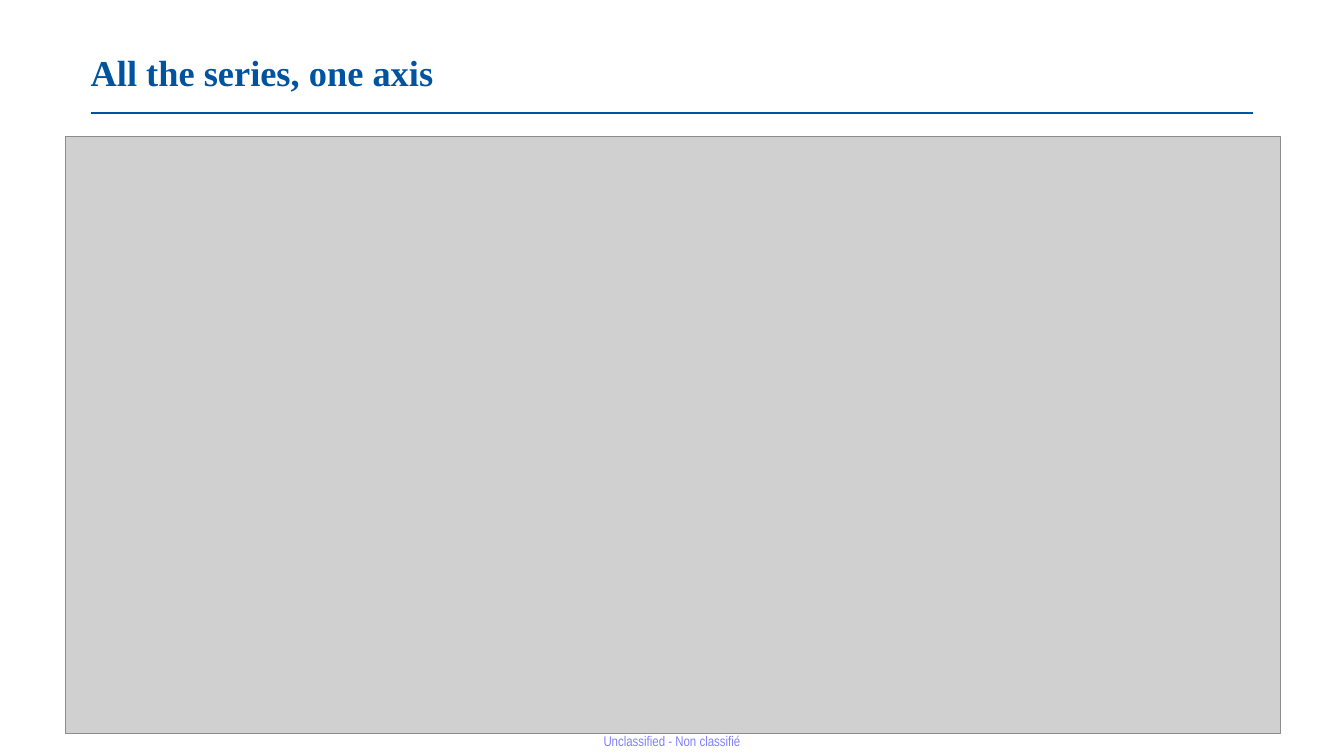
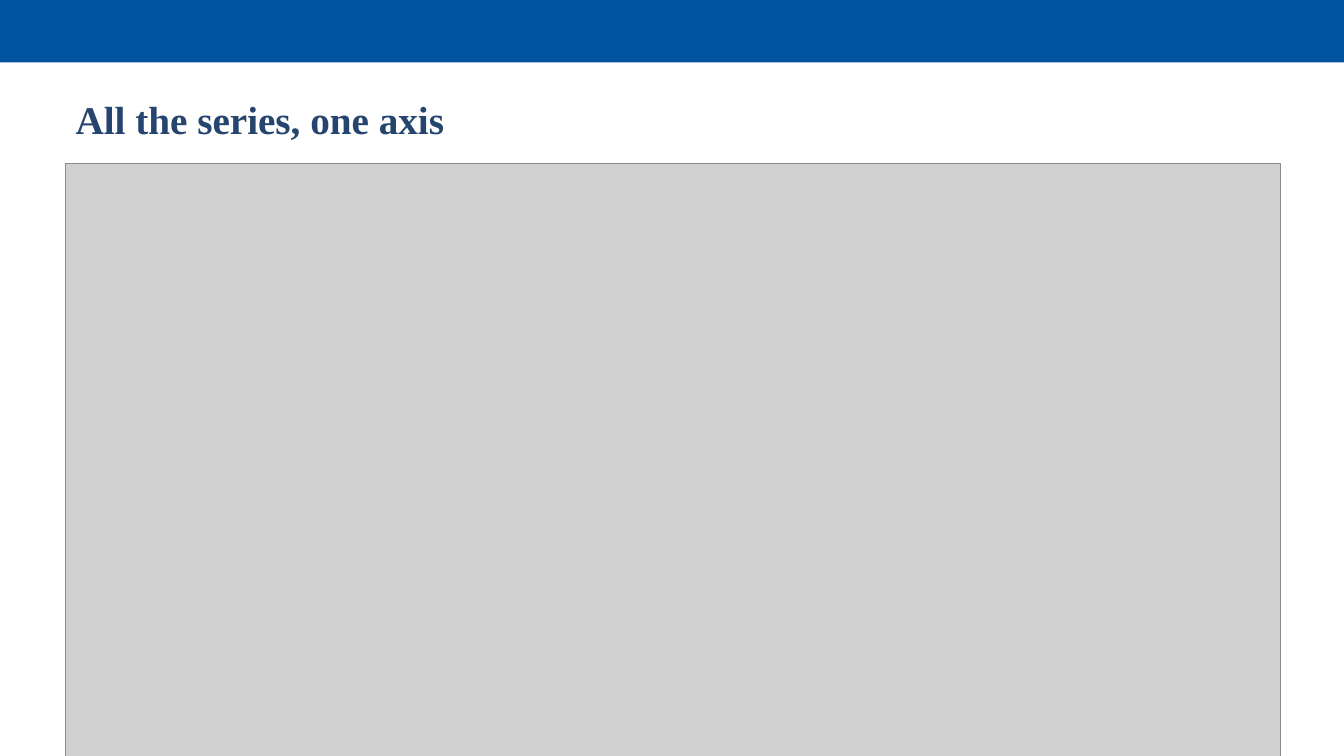
Before and after one commit to jedr1-ship-it/Alternative-Pathways----Quant, a slide deck: slide 11 of report/Proyect_US_v4.pptx (slide 10 before the commit). Drawn at 1344x756 pixels with LibreOffice and Linux fonts; fonts in the diff are those of the drawing; grey boxes stand for pictures. Boxes give left, top, right and bottom in pixels: in the first picture for what was removed or moved away, otherwise in the second. Text is boxed around its words. In the diff, an @@ line names an element or a change of style, - is before the commit and + after.

```diff
--- a/report/Proyect_US_v4.pptx
+++ b/report/Proyect_US_v4.pptx
@@ rectangle added at bbox=[0, 0, 1344, 63], fill #00549F @@
@@ text "All the series, one axis": place and size @@
-text "All the series, one axis" at bbox=[91, 60, 434, 92]
+text "All the series, one axis" at bbox=[76, 106, 444, 140]
@@ text "All the series, one axis" at bbox=[76, 106, 444, 140]: size 26 to 28 pt, text colour #00549F to #26456E @@
@@ line removed from (91, 113) to (1253, 113) @@
@@ picture: place and size @@
-picture at bbox=[66, 136, 1280, 734]
+picture at bbox=[66, 163, 1280, 756]
@@ text removed at bbox=[604, 736, 741, 746] @@
-Unclassified - Non classifié
```
Also in this commit, not shown: 12 other slides changed, 1 slide added, 1 other file.
